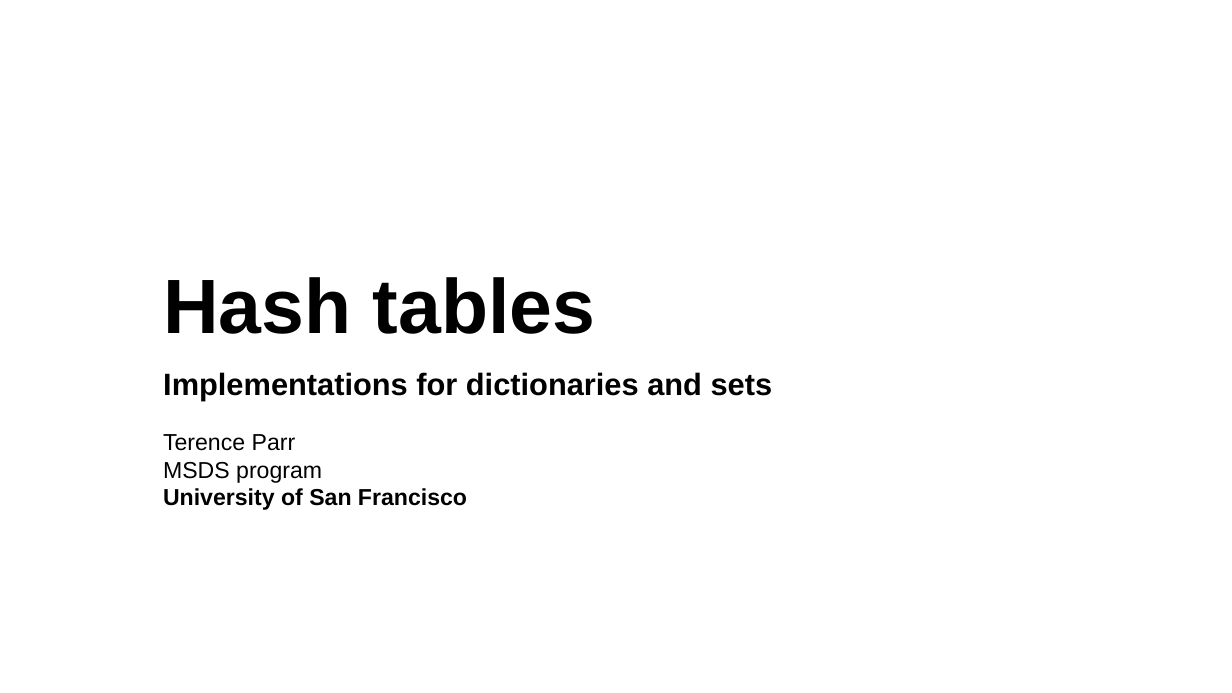
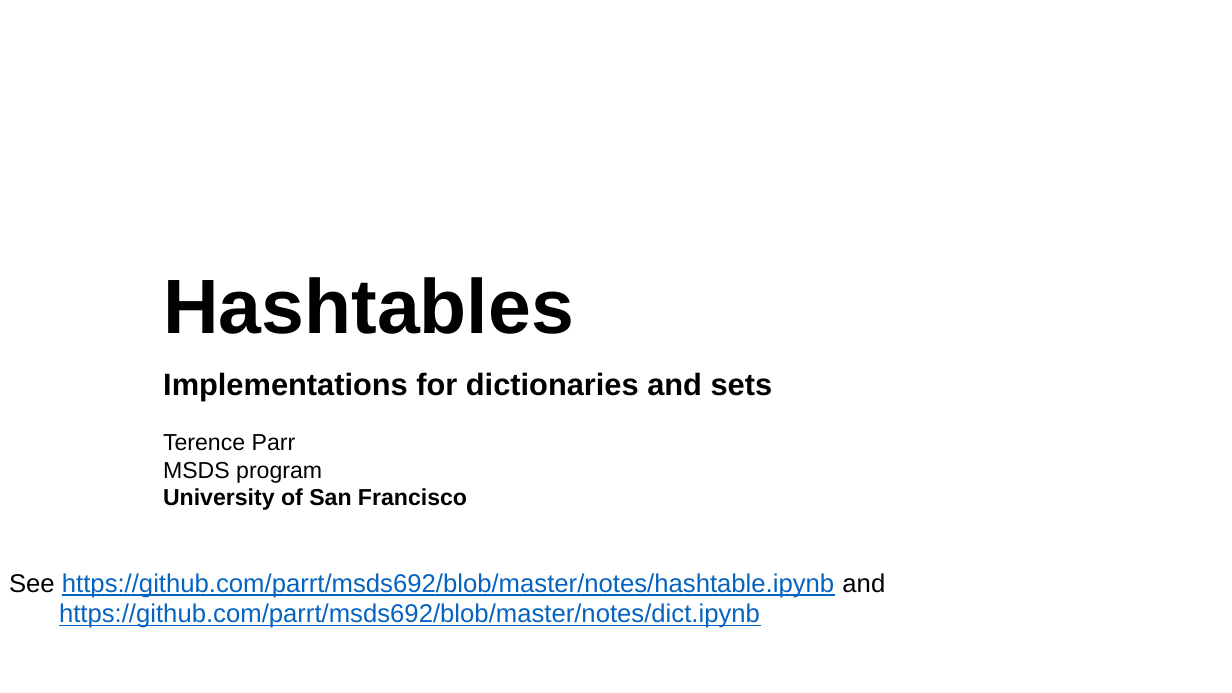
Before and after one commit to parrt/msds692, a slide deck: slide 1 of notes/hashtable.pptx. Drawn at 1232x693 pixels with LibreOffice and Linux fonts; fonts in the diff are those of the drawing; background and template pictures are left out. Boxes give left, top, right and bottom in pixels: in the first picture for what was removed or moved away, otherwise in the second. Text is boxed around its words. In the diff, an @@ line names an element or a change of style, - is before the commit and + after.

```diff
--- a/notes/hashtable.pptx
+++ b/notes/hashtable.pptx
@@ title at [163,277,574,334]: spaces changed @@
-Hash tables
+Hashtables
@@ text added at [9,573,885,628], 20 pt, text #0563C1, underline @@
+See https://github.com/parrt/msds692/blob/master/notes/hashtable.ipynb and
+https://github.com/parrt/msds692/blob/master/notes/dict.ipynb
```
Also in this commit, not shown: 2 other slides changed, 22 slides added, 2 slides removed, 3 other files.
